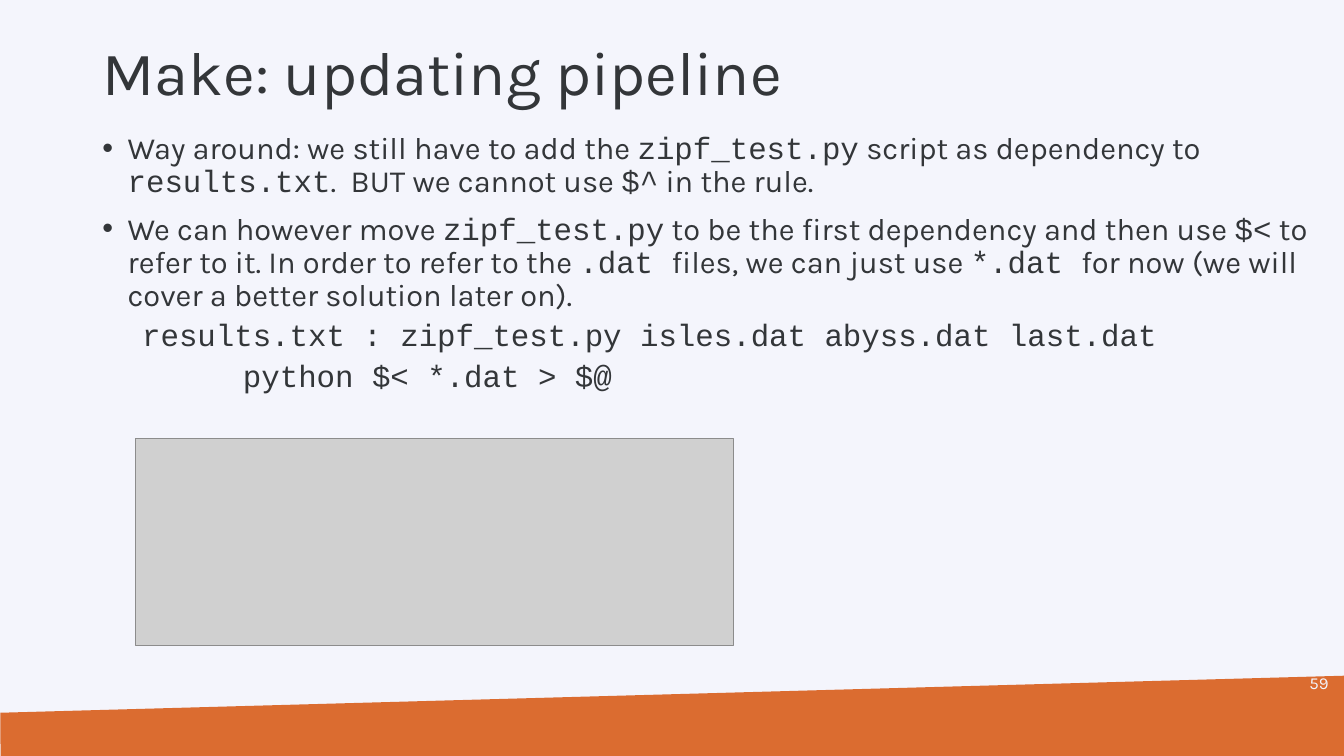
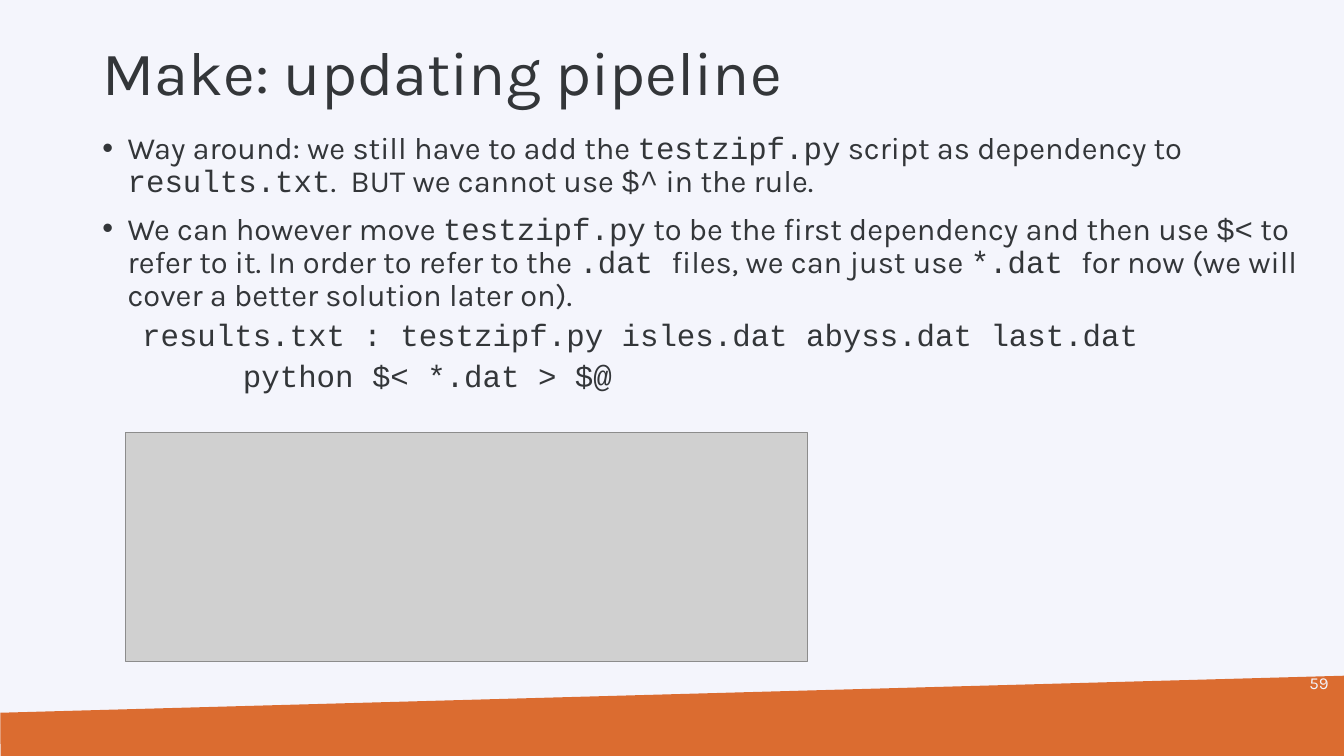
Before and after one commit to hpcleuven/Makefile-intro, a slide deck: slide 59 of Make.pptx. Drawn at 1344x756 pixels with LibreOffice and Linux fonts; fonts in the diff are those of the drawing; grey boxes stand for pictures; background and template pictures are left out. Boxes give left, top, right and bottom in pixels: in the first picture for what was removed or moved away, otherwise in the second. Text is boxed around its words. In the diff, an @@ line names an element or a change of style, - is before the commit and + after.

```diff
--- a/Make.pptx
+++ b/Make.pptx
@@ text at [128,137,1297,353]: text changed @@
-• Way around: we still have to add the zipf_test.py script as dependency to results.txt. BUT we cannot use $^ in the rule.
-• We can however move zipf_test.py to be the first dependency and then use $< to refer to it. In order to refer to the .dat files, we can just use *.dat for now (we will cover a better solution later on).
-  results.txt : zipf_test.py isles.dat abyss.dat last.dat
+• Way around: we still have to add the testzipf.py script as dependency to results.txt. BUT we cannot use $^ in the rule.
+• We can however move testzipf.py to be the first dependency and then use $< to refer to it. In order to refer to the .dat files, we can just use *.dat for now (we will cover a better solution later on).
+  results.txt : testzipf.py isles.dat abyss.dat last.dat
@@ picture: place and size @@
-picture at [135,439,733,645]
+picture at [126,433,808,662]
```
Also in this commit, not shown: 58 other slides changed, 1 other file.
